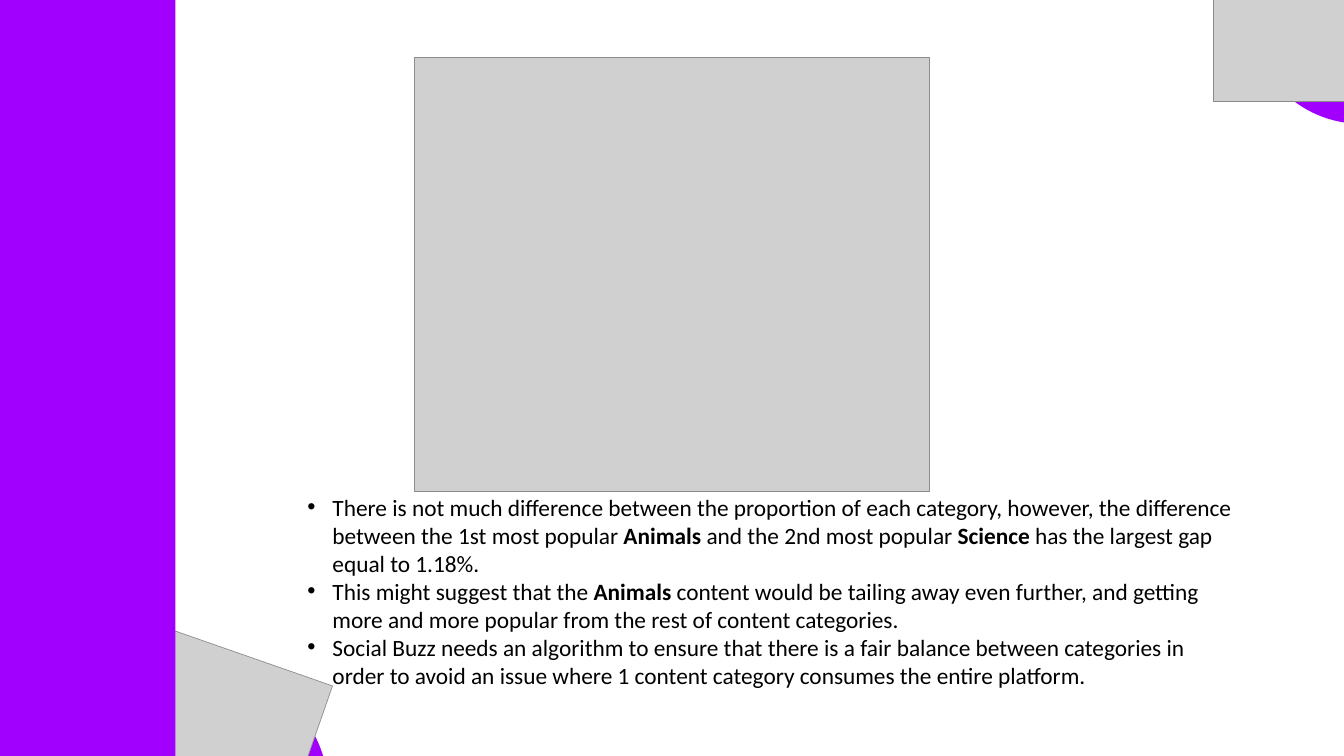
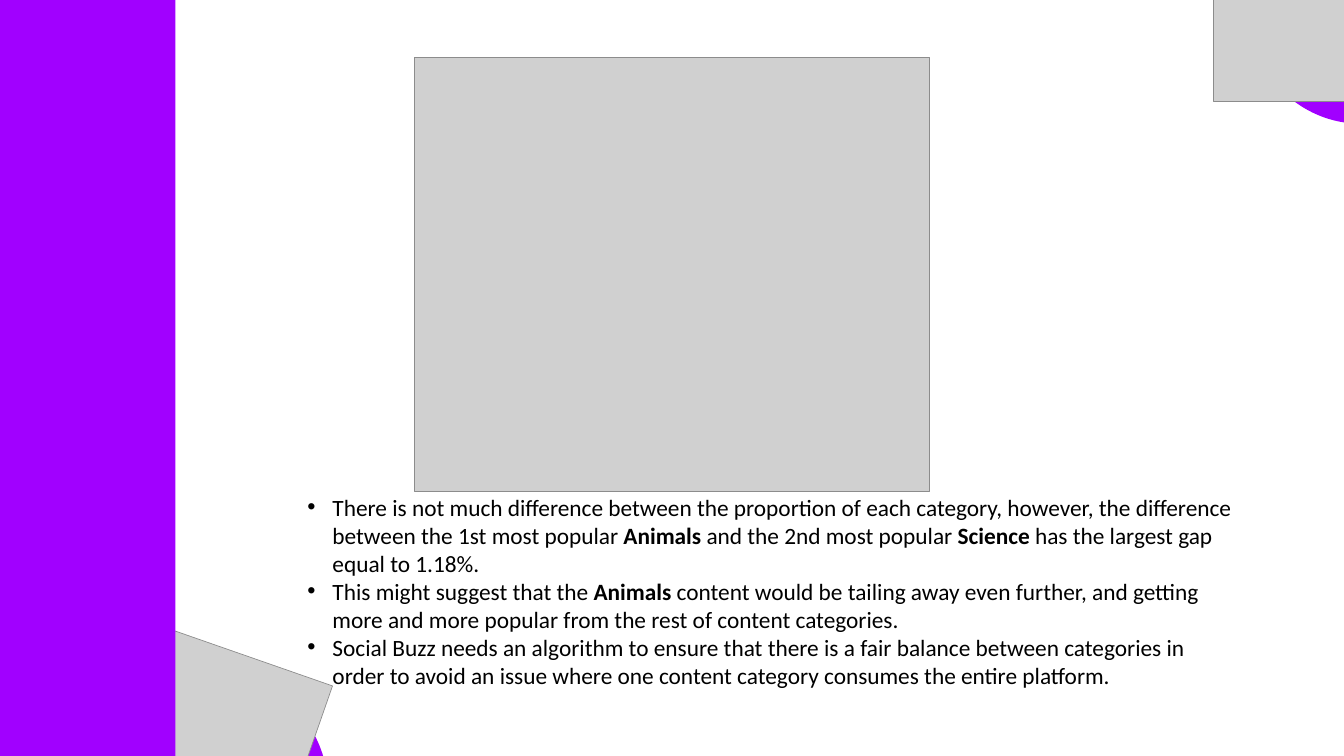
Before and after one commit to dstito/Analyzing-Social-Buzz-Content-Categories, a slide deck: slide 10 of PPT - Social Buzz Project.pptx. Drawn at 1344x756 pixels with LibreOffice and Linux fonts; fonts in the diff are those of the drawing; grey boxes stand for pictures. Boxes give left, top, right and bottom in pixels: in the first picture for what was removed or moved away, otherwise in the second. Text is boxed around its words. In the diff, an @@ line names an element or a change of style, - is before the commit and + after.

```diff
--- a/PPT - Social Buzz Project.pptx
+++ b/PPT - Social Buzz Project.pptx
@@ text at (x1=332, y1=639, x2=1185, y2=688): text changed @@
-• Social Buzz needs an algorithm to ensure that there is a fair balance between categories in order to avoid an issue where 1 content category consumes the entire platform.
+• Social Buzz needs an algorithm to ensure that there is a fair balance between categories in order to avoid an issue where one content category consumes the entire platform.
```
Also in this commit, not shown: 2 other slides changed.
